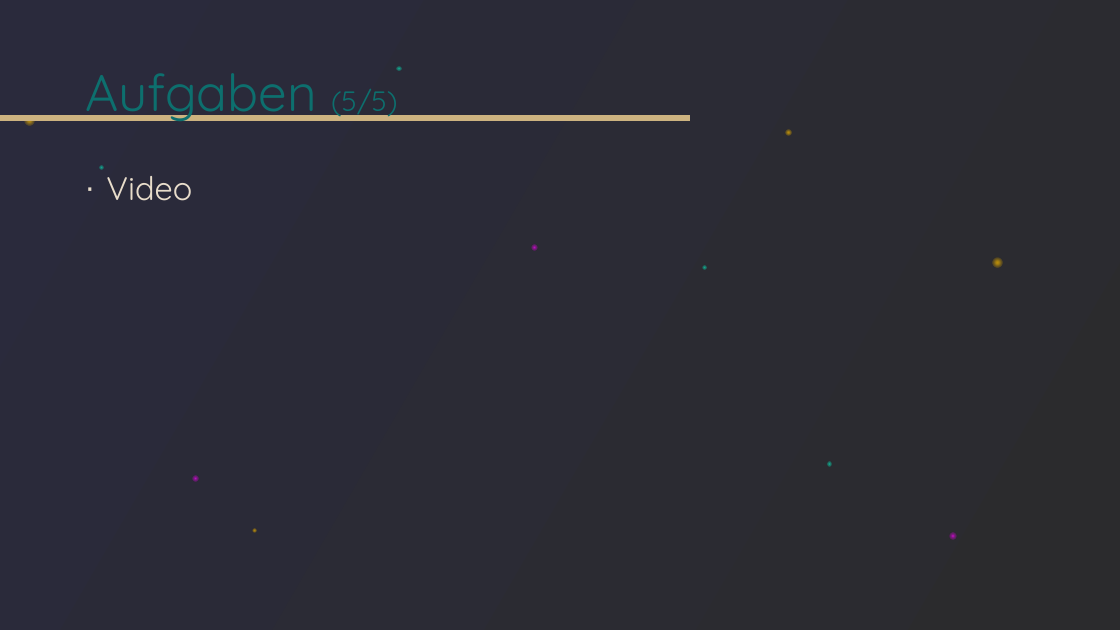
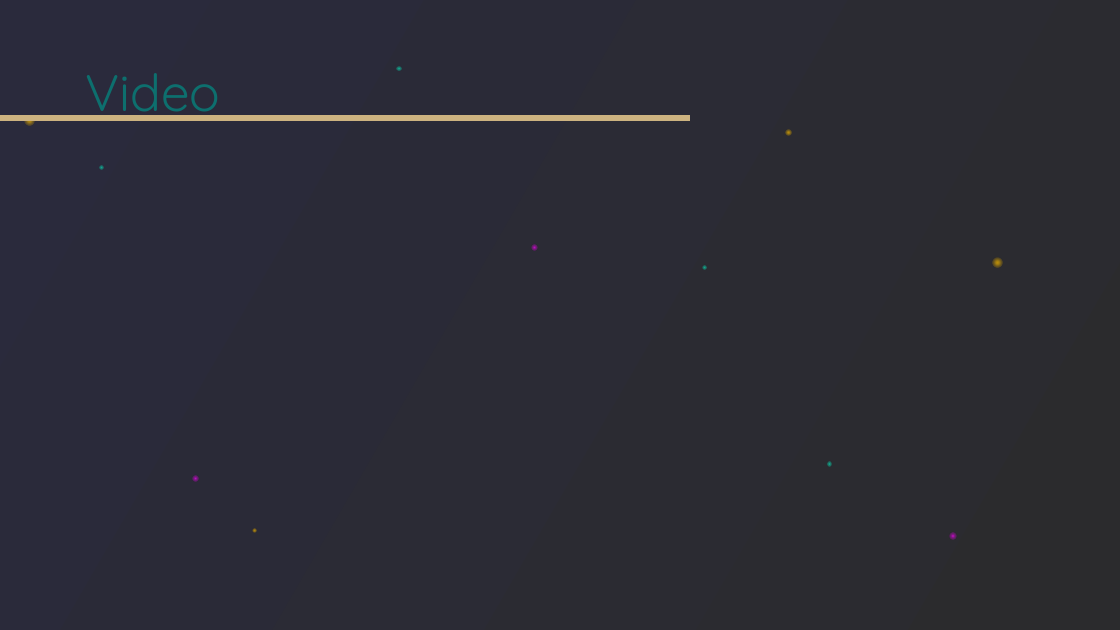
Before and after one commit to tlahmann/mci-af, a slide deck: slide 11 of presentation/Resync Studie.pptx (slide 13 before the commit). Drawn at 1120x630 pixels with LibreOffice and Linux fonts; fonts in the diff are those of the drawing. Boxes give left, top, right and bottom in pixels: in the first picture for what was removed or moved away, otherwise in the second. Text is boxed around its words. In the diff, an @@ line names an element or a change of style, - is before the commit and + after.

```diff
--- a/presentation/Resync Studie.pptx
+++ b/presentation/Resync Studie.pptx
@@ title at [85,73,220,121]: text changed @@
-Aufgaben (5/5)
+Video
@@ text removed at [106,176,192,201] @@
-∙ Video
```
Also in this commit, not shown: 10 other slides changed, 17 slides added, 2 slides removed.
